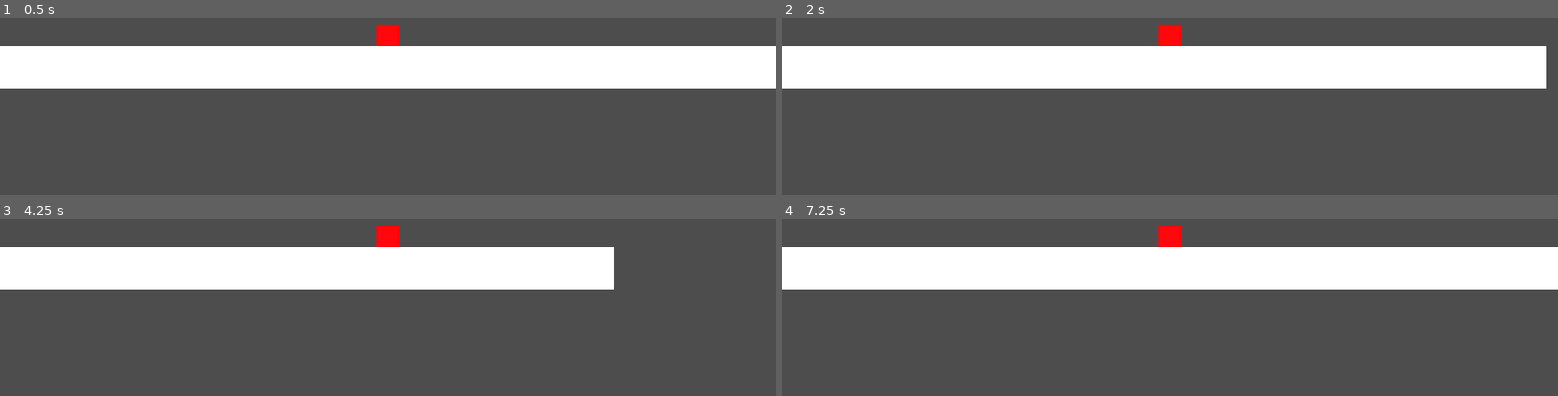
Above: before the commit, frames 1-4 (two rows, left to right).
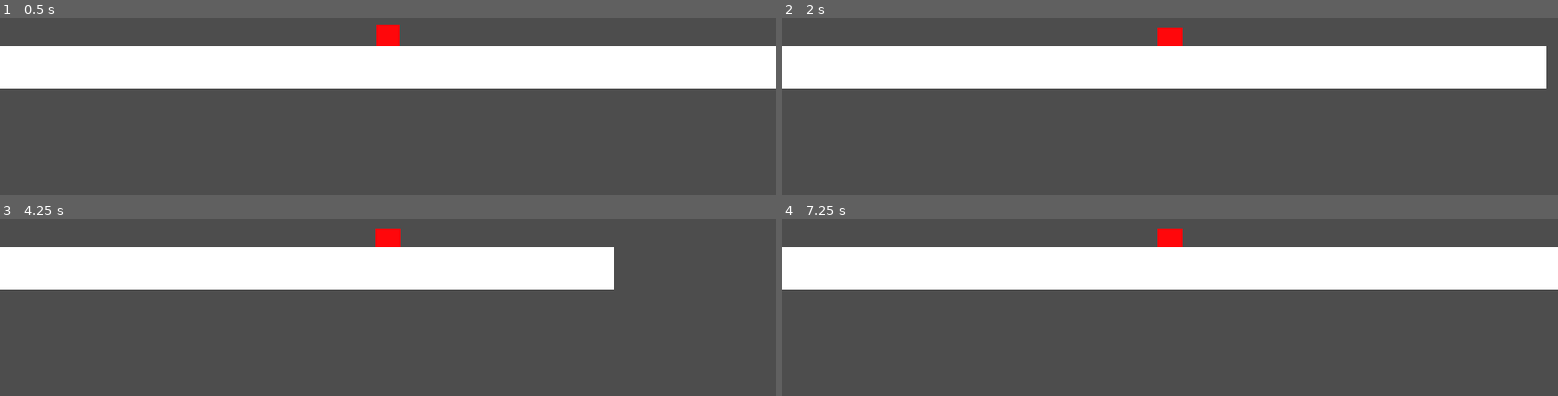
Above: after the commit, the same moments.

Repository: 0xBrandon/FeelBox
Game: Godot game, scene res://world.tscn
Same seed, same stepped clock (60 frames per second), same inputs: the game is played once before the commit and once after it.
Inputs:
- Up to frame 1 (0.5 s): no input
- Up to frame 2 (2 s): hold D (move_right) from 0.53 s (still down); tap Space (jump) at 0.6, 0.77, 1.07, 1.35, 1.52, 1.82 s
- Up to frame 3 (4.25 s): release D (move_right) at 2.03 s; hold A (move_left) 2.03-2.78 s; tap Space (jump) at 2.1, 2.85, 3.02, 3.32, 3.6, 3.77, 4.07 s; hold D (move_right) from 2.78 s (still down)
- Up to frame 4 (7.25 s): release D (move_right) at 4.28 s; hold A (move_left) 4.28-5.03 s; tap Space (jump) at 4.35, 4.52, 4.82, 5.1, 5.85, 6.02, 6.32, 6.6, 6.77, 7.07 s; hold D (move_right) 5.03-5.78 s; hold A (move_left) from 5.78 s (still down)

Frame 1 is identical in both runs. In frame 2, less than 0.1% of the frame differs, in the area x 48-52%, y 3-16%; in frame 3, less than 0.1%; in frame 4, less than 0.1%.

Commit message:
v5: Squash and stretch

Diff:
--- a/player.gd
+++ b/player.gd
@@ -15,11 +15,18 @@
 const APEX_GRAVITY_MULT := 0.55
 const MAX_FALL          := 1200.0
 
-const COYOTE_TIME := 0.10   # you may still jump for 100ms after leaving the ground
-const JUMP_BUFFER := 0.12   # a press up to 120ms early still counts when you land
+const COYOTE_TIME := 0.10
+const JUMP_BUFFER := 0.12
+
+const SQUASH_JUMP   := Vector2(0.78, 1.26)   # tall and thin, launching
+const SQUASH_LAND   := Vector2(1.28, 0.74)   # short and wide, absorbing
+const SQUASH_RECOVER := 16.0                 # how fast it springs back
+
+@onready var body: Node2D = $Body
 
 var _coyote := 0.0
 var _buffer := 0.0
+var _squash := Vector2.ONE
 
 
 func _physics_process(delta: float) -> void:
@@ -34,7 +41,6 @@
 	else:
 		velocity.x = move_toward(velocity.x, 0.0, friction * delta)
 
-	# --- the two forgiveness timers ---
 	if is_on_floor():
 		_coyote = COYOTE_TIME
 	else:
@@ -51,13 +57,29 @@
 	if Input.is_action_just_released("jump") and velocity.y < 0.0:
 		velocity.y *= JUMP_CUT
 
+	# Remember these BEFORE move_and_slide — it zeroes velocity.y on impact.
+	var was_on_floor := is_on_floor()
+	var impact := velocity.y
+
 	move_and_slide()
+
+	if is_on_floor() and not was_on_floor:
+		_on_land(impact)
+
+	# Ease the squash back to normal. Frame-rate independent, unlike a plain lerp.
+	_squash = _squash.lerp(Vector2.ONE, 1.0 - exp(-SQUASH_RECOVER * delta))
+	body.scale = _squash
 
 
 func _jump() -> void:
 	velocity.y = JUMP_VELOCITY
-	_coyote = 0.0   # spend them both, or you get a double jump
+	_coyote = 0.0
 	_buffer = 0.0
+	_squash = SQUASH_JUMP
+
+
+func _on_land(impact: float) -> void:
+	_squash = SQUASH_LAND
 
 
 func _apply_gravity(delta: float) -> void:
